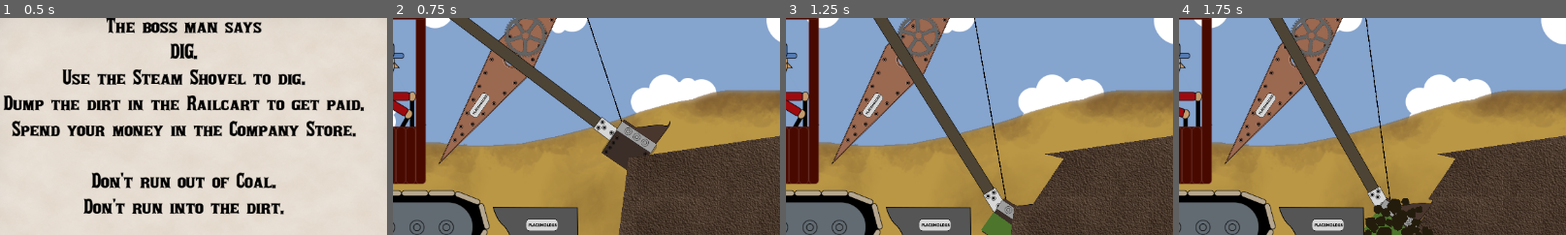
Above: before the commit, frames 1-4 (left to right).
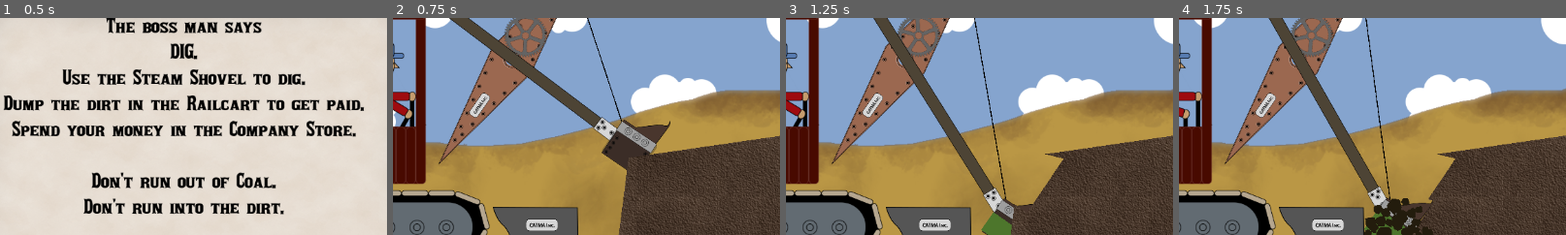
Above: after the commit, the same moments.

Repository: Lobbsterwaffles/Steam-Shov
Game: Godot game, scene res://jonly.tscn
Same seed, same stepped clock (60 frames per second), same inputs: the game is played once before the commit and once after it.
Inputs:
- Up to frame 1 (0.5 s): no input
- Up to frame 2 (0.75 s): click "PLAY" at 0.5 s
- Up to frame 3 (1.25 s): no input
- Up to frame 4 (1.75 s): hold Q (hoist_up) from 1.28 s (still down); hold B (bucket_release) from 1.28 s (still down)
The pictures show only the part of the screen within x 29-79%, y 13-63%; the shares and areas given below are measured in that part.

Frame 1 is identical in both runs. In frame 2, 0.2% of the frame differs, in the area x 20-43%, y 35-97%; in frame 3, 0.2%; in frame 4, 0.2%.

Commit message:
placeholders gone

Diff:
--- a/jonly.tscn
+++ b/jonly.tscn
@@ -8,7 +8,6 @@
 [ext_resource type="Script" uid="uid://bkrblqg2pd1v2" path="res://scooply.gd" id="2_gna47"]
 [ext_resource type="Texture2D" uid="uid://bu3fswrx57vtp" path="res://graphics/stickonly.png" id="2_xlmbs"]
 [ext_resource type="Texture2D" uid="uid://dtcucnsf57spj" path="res://graphics/guyframesiii/iiback.png" id="3_1gxae"]
-[ext_resource type="Texture2D" uid="uid://b15vulb5tjrjn" path="res://graphics/boom.png" id="3_iiw48"]
 [ext_resource type="Texture2D" uid="uid://ex7ytbt4gryu" path="res://graphics/bucketonly.png" id="3_pu31i"]
 [ext_resource type="Script" uid="uid://bm8j5xi87nwi7" path="res://guysprite.gd" id="4_cohnp"]
 [ext_resource type="Texture2D" uid="uid://gilcykkrjqhe" path="res://graphics/guyframesiii/iibofa.png" id="4_oeujs"]
@@ -22,7 +21,7 @@
 [ext_resource type="Script" uid="uid://fkgyplgl67sj" path="res://dirt.gd" id="13_7osxe"]
 [ext_resource type="Script" uid="uid://s5k4kh6anw86" path="res://door.gd" id="13_cohnp"]
 [ext_resource type="Script" uid="uid://hsvi8bao0mcw" path="res://eyes.gd" id="15_t3quf"]
-[ext_resource type="Texture2D" uid="uid://de0o37vvkshp7" path="res://graphics/minecart.png" id="18_oeujs"]
+[ext_resource type="Texture2D" uid="uid://cas2sq2mgbqae" path="res://graphics/UI/boom.png" id="15_t32kh"]
 [ext_resource type="Script" uid="uid://byhxrwc4ypulh" path="res://dirt_despawner.gd" id="19_m8a62"]
 [ext_resource type="Texture2D" uid="uid://bqlb1f5g2qprm" path="res://graphics/needle.png" id="22_pwk5d"]
 [ext_resource type="Texture2D" uid="uid://cf4nu21g6fg05" path="res://graphics/UI/HUD.png" id="22_wcugm"]
@@ -35,6 +34,7 @@
 [ext_resource type="Texture2D" uid="uid://db7546kd64btd" path="res://graphics/UI/money.png" id="25_cdl7u"]
 [ext_resource type="Texture2D" uid="uid://dw847rp0sfuyr" path="res://graphics/UI/Gauge.png" id="26_gght3"]
 [ext_resource type="Script" uid="uid://dm1go8w6w0r5j" path="res://left_edge.gd" id="26_t32kh"]
+[ext_resource type="Texture2D" uid="uid://bjbteyruyobyk" path="res://graphics/UI/minecart.png" id="27_v0ab1"]
 [ext_resource type="Script" uid="uid://cpi4680ouh48b" path="res://store_grid.gd" id="29_dqk33"]
 [ext_resource type="Theme" uid="uid://cg0caupgk0fgu" path="res://ui_theme.tres" id="32_7xl4i"]
 [ext_resource type="Script" uid="uid://cdhvvlo4hvfcf" path="res://cheat.gd" id="32_cdl7u"]
@@ -225,7 +225,7 @@
 position = Vector2(71.5203, 12.648678)
 rotation = -0.7853982
 scale = Vector2(0.45107174, 0.45107174)
-texture = ExtResource("3_iiw48")
+texture = ExtResource("15_t32kh")
 
 [node name="arm_dmg_proto" type="Label" parent="." unique_id=1744327955]
 unique_name_in_owner = true
@@ -406,7 +406,7 @@
 [node name="Sprite2D" type="Sprite2D" parent="minecart" unique_id=1116190903]
 position = Vector2(173.00003, -318)
 scale = Vector2(0.555, 0.555)
-texture = ExtResource("18_oeujs")
+texture = ExtResource("27_v0ab1")
 
 [node name="CollisionPolygon2D" type="CollisionPolygon2D" parent="minecart" unique_id=1918100737]
 polygon = PackedVector2Array(-39, -63, -38, -53, 9, 39, 141, 38, 144, -64, 136, -64, 134, 32, 16, 31)
Binary file added: graphics/UI/boom.png
Not shown, added: graphics/UI/boom.png.import
Binary file added: graphics/UI/minecart.png
Not shown, added: graphics/UI/minecart.png.import
